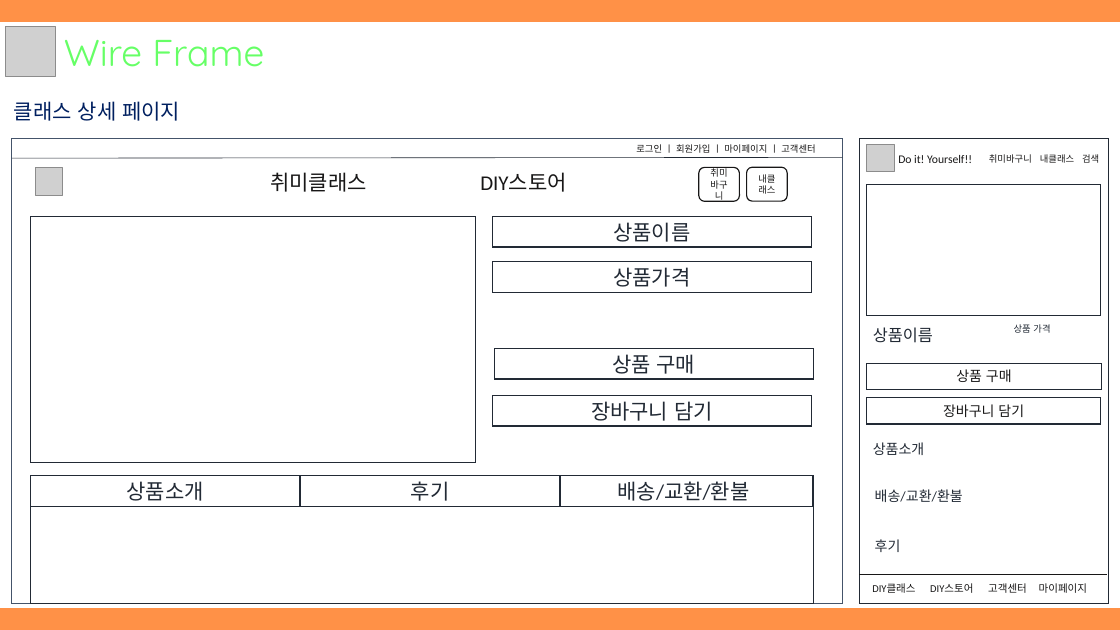
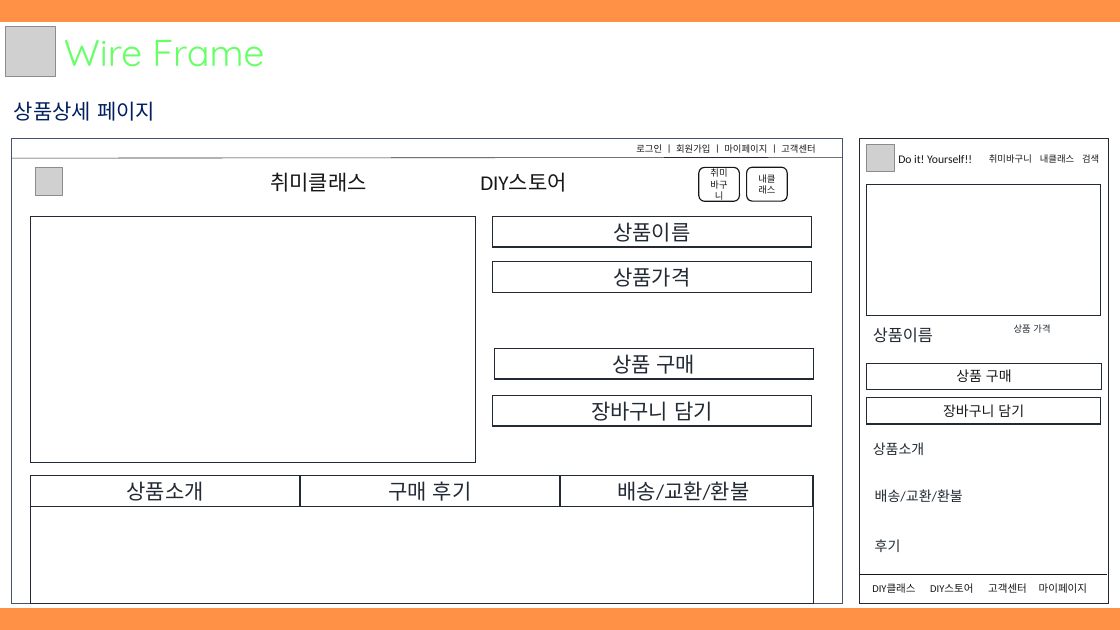
Before and after one commit to hhsw07/ezen-academy-projects, a slide deck: slide 16 of WebContent/khj/3조 원데이클래스(김형준).pptx. Drawn at 1120x630 pixels with LibreOffice and Linux fonts; fonts in the diff are those of the drawing; grey boxes stand for pictures. Boxes give left, top, right and bottom in pixels: in the first picture for what was removed or moved away, otherwise in the second. Text is boxed around its words. In the diff, an @@ line names an element or a change of style, - is before the commit and + after.

Commit message:
ud

```diff
--- a/WebContent/khj/3조 원데이클래스(김형준).pptx
+++ b/WebContent/khj/3조 원데이클래스(김형준).pptx
@@ text at bbox=[14, 101, 155, 121]: text changed @@
-클래스 상세 페이지
+상품상세 페이지
@@ text in rectangle at bbox=[388, 481, 472, 501]: text changed @@
-후기
+구매 후기
```
Also in this commit, not shown: 1 other slide changed, 4 slides added.
